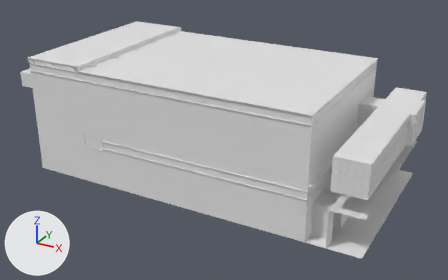
One commit to the FBX model Assets/Models/Space/Procedural/gallery9/09_MMCA.fbx: the scene before it, then after it.
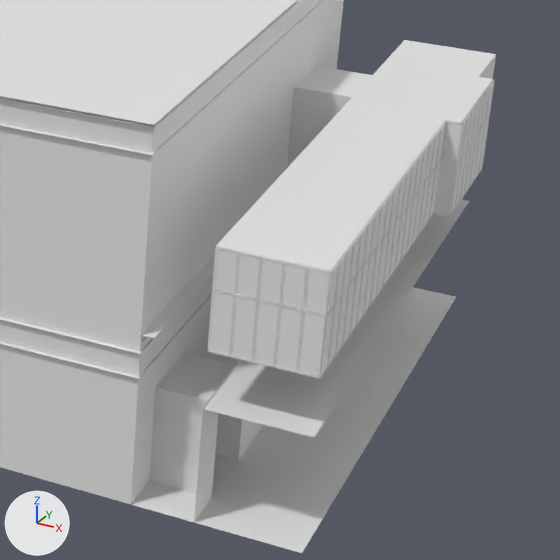
Each version is shown whole from a camera (50 mm lens) standing at (38.1, -66.5, 37.7) and looking at (1.9, -0.6, 4.7), then close up on the part from 58% to 100% of the width and 26% to 93% of the height. The axes (+X, +Y, +Z) are drawn at lower left. The lights are the same throughout. Materials are left out; every surface is plain grey. Where no turn or scale is listed for an object, it has been applied to the vertices. Vertices at the same position are counted once.

Objects in the first close-up: '09_1st_ceiling', '09_1st_floor', '09_1st_floor2', '09_ceiling_light', '09_ceiling_lightbulb', '09_wall', '09_wall+window', '09_window_side'.
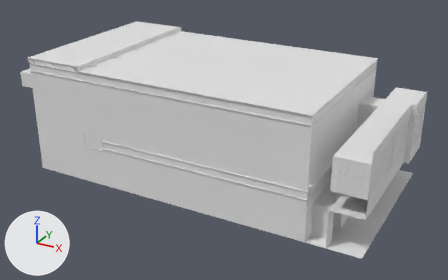
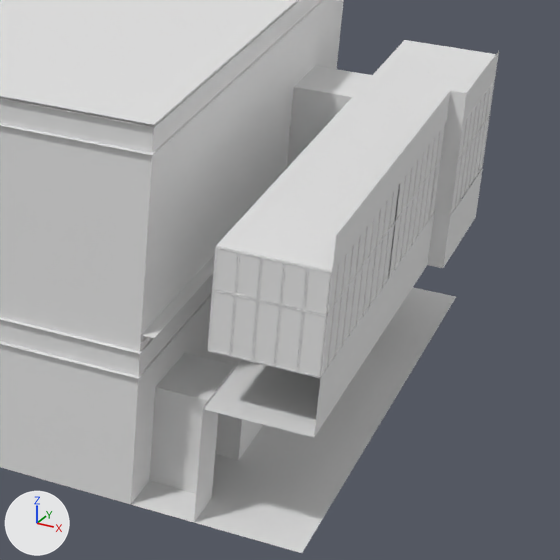
What changed in the scene script:
```text
Change me_cube_007:
    where me_cube_007.from_pydata(...)  # 16 vertices, 6 faces; spans x 19.7..25.0, y -11.5..13.0, z 7.0
    used by ob_09_1st_floor2; location = (0.0, 0.0, 0.0)
    verts and faces of me_cube_007; kept vertices keep their numbers, new ones are numbered from 16
    before: 5 (24.4, -11.5, 7.0) at pixel (320, 378), 12 (24.4, 4.0, 7.0) at pixel (434, 213), 13 (24.4, 9.8, 7.0)
    me_cube_007 part 1
    add for new, old in zip([16, 17, 18], [5, 12, 13]): verts[new] = verts[old] + (0.0, 0.0, -2.3)
    add for new, old in zip([*range(19, 23)], [12, 13, 17, 18]): verts[new] = verts[old] + (0.6, 0.0, 0.0)
    add verts[23] = (24.4, -11.5, 11.0)  # pixel (332, 271)
    add verts[24] = (24.4, 4.0, 11.0)  # pixel (446, 121)
    add verts[25] = (25.0, 4.0, 11.0)  # pixel (462, 123)
    add verts[26] = (25.0, 9.8, 11.0)  # pixel (495, 79)
    add for new, old in zip([*range(27, 31)], [*range(23, 27)]): verts[new] = verts[old] + (0.0, 0.0, 1.3)
    add faces += [(5, 16, 17, 12), (19, 21, 22, 20), (12, 17, 21, 19), (23, 24, 28, 27), (24, 25, 29, 28), (25, 26, 30, 29)]
    add faces += [(17, 18, 22, 21), (13, 20, 22, 18)]
```

Location of each change, (x1, y1, x2, y2) in pixels of the close-ups (560 x 560 px):
'09_1st_floor2', reshaped: before (320, 214, 434, 378); after (314, 51, 499, 437)
part 1 of me_cube_007, added: after (314, 51, 499, 437)
